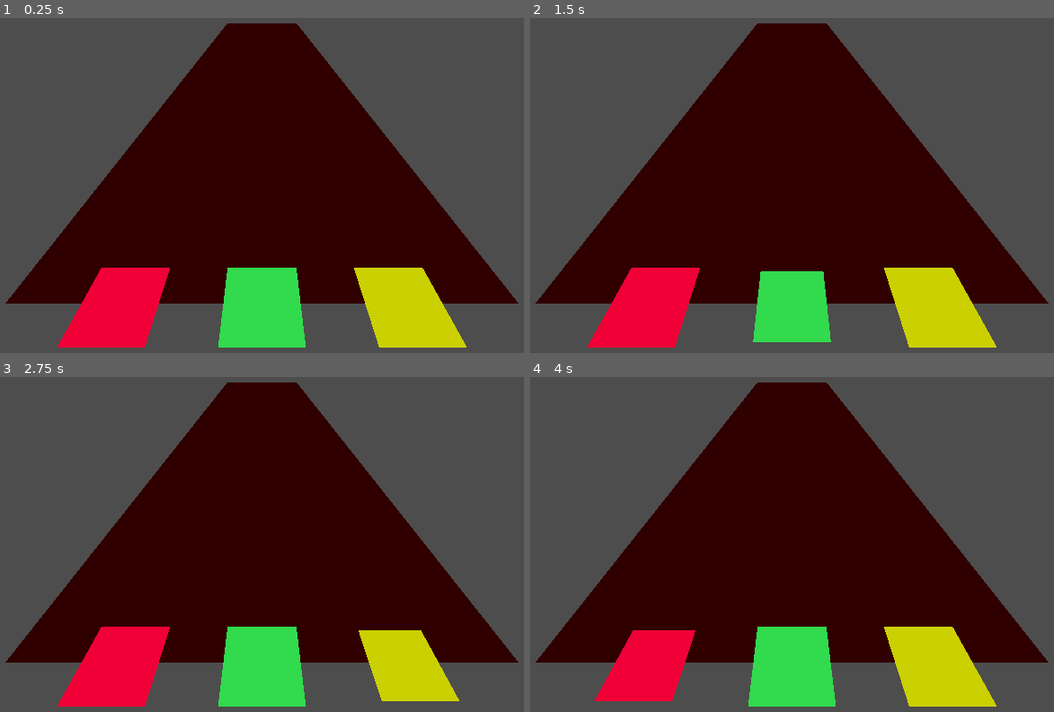
Above: before the commit, frames 1-4 (two rows, left to right).
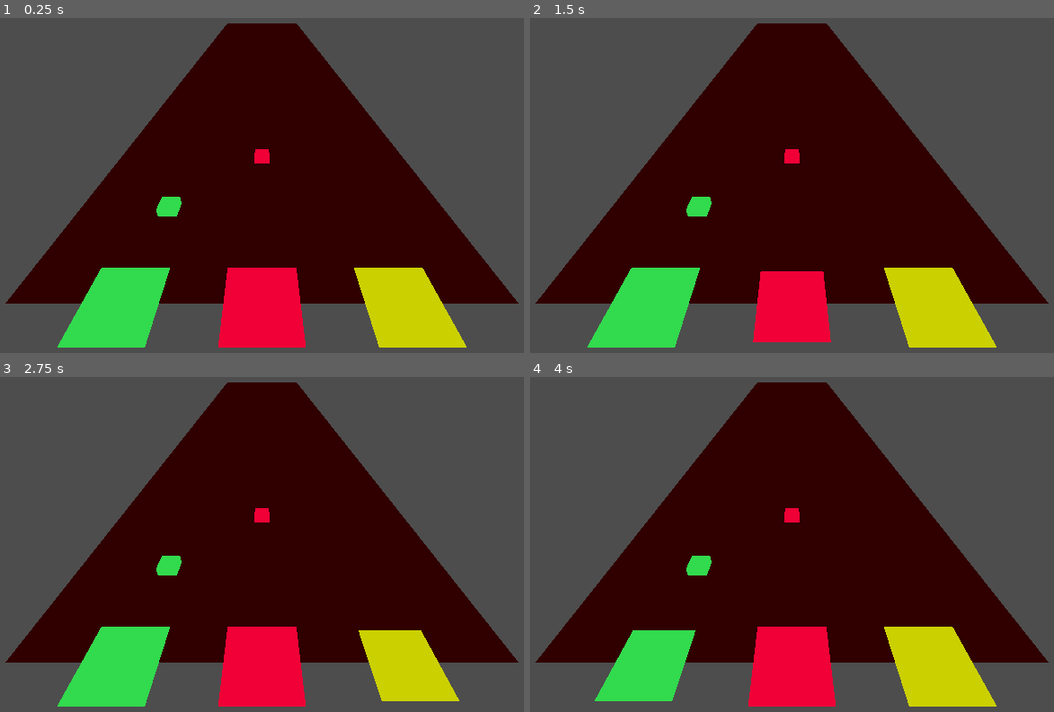
Above: after the commit, the same moments.

Repository: leosalgado/guitarclone
Game: Godot game, scene res://game.tscn
Same seed, same stepped clock (60 frames per second), same inputs: the game is played once before the commit and once after it.
Inputs:
- Up to frame 1 (0.25 s): no input
- Up to frame 2 (1.5 s): tap Enter at 0.5 s; hold Right (ui_right) 0.53-1.28 s; tap Space at 1.25 s; hold Down (ui_down) from 1.28 s (still down)
- Up to frame 3 (2.75 s): tap Enter at 2 s; release Down (ui_down) at 2.03 s; hold Right (ui_right) from 2.03 s (still down)
- Up to frame 4 (4 s): tap Space at 2.75 s; tap Enter at 3.5 s; release Right (ui_right) at 3.53 s; hold Left (ui_left) from 3.53 s (still down)

The runs differ from the first frame. In frame 1, 7.5% of the frame differs, in the area x 10-59%, y 39-99%; in frame 2, 6.8%; in frame 3, 7.5%; in frame 4, 6.8%.

Commit message:
Add notes

Diff:
--- a/fretboard.tscn
+++ b/fretboard.tscn
@@ -1,6 +1,7 @@
-[gd_scene load_steps=4 format=3 uid="uid://cgbavfydj2fqr"]
+[gd_scene load_steps=5 format=3 uid="uid://cgbavfydj2fqr"]
 
 [ext_resource type="PackedScene" uid="uid://bde8qya3mpde5" path="res://note_picker.tscn" id="1_vpqen"]
+[ext_resource type="PackedScene" uid="uid://cpkt8etfwcwx0" path="res://note.tscn" id="2_nev87"]
 
 [sub_resource type="StandardMaterial3D" id="StandardMaterial3D_vpqen"]
 albedo_color = Color(0.19063, 0.0247111, 0.0134951, 1)
@@ -25,3 +26,10 @@
 [node name="NotePicker3" parent="." instance=ExtResource("1_vpqen")]
 transform = Transform3D(1, 0, 0, 0, 1, 0, 0, 0, 1, 1.1, 0, 0)
 line = 3
+
+[node name="Note" parent="." instance=ExtResource("2_nev87")]
+transform = Transform3D(1, 0, 0, 0, 1, 0, 0, 0, 1, -1.00654, 0, -1.00355)
+line = 2
+
+[node name="Note2" parent="." instance=ExtResource("2_nev87")]
+transform = Transform3D(1, 0, 0, 0, 1, 0, 0, 0, 1, 0, 0, -1.98663)
--- /dev/null
+++ b/note.gd
@@ -0,0 +1,21 @@
+extends Node3D
+
+var green_mat = preload("res://green_mat.tres")
+var red_mat = preload("res://red_mat.tres")
+var yellow_mat = preload("res://yellow_mat.tres")
+
+@export var line: int = 1
+
+var is_pressed = false
+
+func _ready():
+	set_material()
+
+func set_material():
+	match line:
+		1:
+			$MeshInstance3D.material_override = red_mat
+		2:
+			$MeshInstance3D.material_override = green_mat
+		3:
+			$MeshInstance3D.material_override = yellow_mat
--- /dev/null
+++ b/note.tscn
@@ -0,0 +1,14 @@
+[gd_scene load_steps=4 format=3 uid="uid://cpkt8etfwcwx0"]
+
+[ext_resource type="Script" uid="uid://dqllyhyyewbpo" path="res://note.gd" id="1_doocs"]
+[ext_resource type="Material" uid="uid://3mev6ytsh5x6" path="res://green_mat.tres" id="2_wn01w"]
+
+[sub_resource type="BoxMesh" id="BoxMesh_rf3o7"]
+material = ExtResource("2_wn01w")
+
+[node name="Note" type="Node3D"]
+script = ExtResource("1_doocs")
+
+[node name="MeshInstance3D" type="MeshInstance3D" parent="."]
+transform = Transform3D(0.2, 0, 0, 0, 0.2, 0, 0, 0, 0.2, 0, 0, 0)
+mesh = SubResource("BoxMesh_rf3o7")
--- a/note_picker.gd
+++ b/note_picker.gd
@@ -15,9 +15,9 @@
 func set_material():
 	match line:
 		1:
+			$MeshInstance3D.material_override = red_mat
+		2:
 			$MeshInstance3D.material_override = green_mat
-		2:
-			$MeshInstance3D.material_override = red_mat
 		3:
 			$MeshInstance3D.material_override = yellow_mat
 
Not shown, added: note.gd.uid
